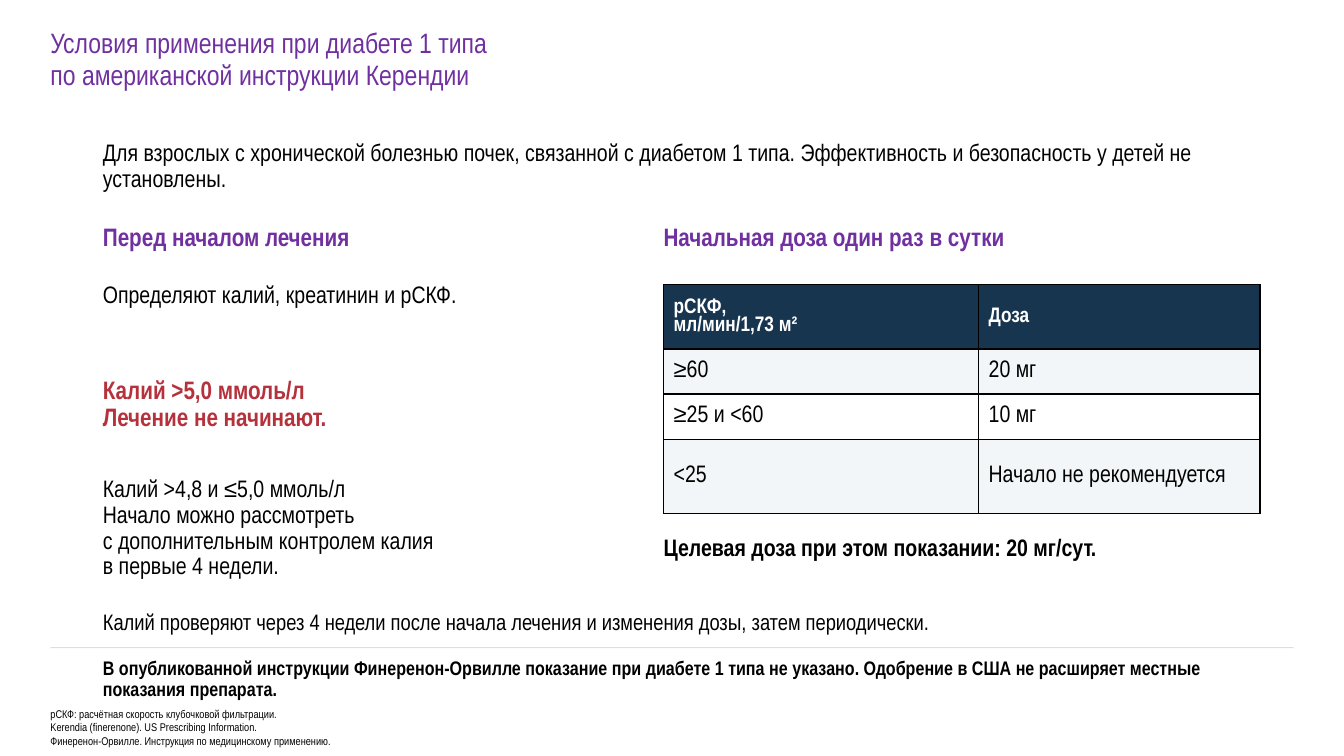
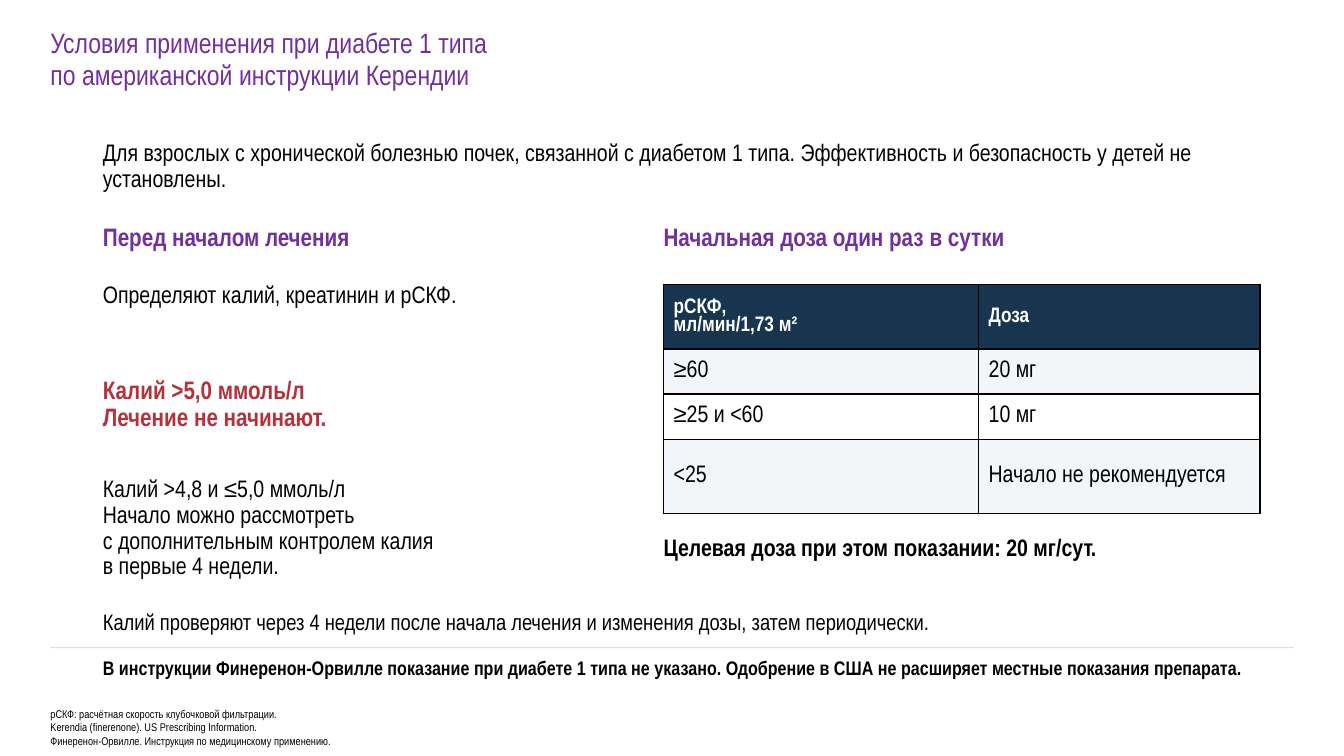
Before and after one commit to drabdulbosit1-eng/my-test-cloud, a slide deck: slide 46 of finerenone/Finerenone_Levin_reviewed.pptx. Drawn at 1344x756 pixels with LibreOffice and Linux fonts; fonts in the diff are those of the drawing. Boxes give left, top, right and bottom in pixels: in the first picture for what was removed or moved away, otherwise in the second. Text is boxed around its words. In the diff, an @@ line names an element or a change of style, - is before the commit and + after.

```diff
--- a/finerenone/Finerenone_Levin_reviewed.pptx
+++ b/finerenone/Finerenone_Levin_reviewed.pptx
@@ text at box(103, 660, 1241, 679): text changed @@
-В опубликованной инструкции Финеренон-Орвилле показание при диабете 1 типа не указано. Одобрение в США не расширяет местные показания препарата.
+В инструкции Финеренон-Орвилле показание при диабете 1 типа не указано. Одобрение в США не расширяет местные показания препарата.
```
Also in this commit, not shown: 24 other slides changed, 1 other file.
